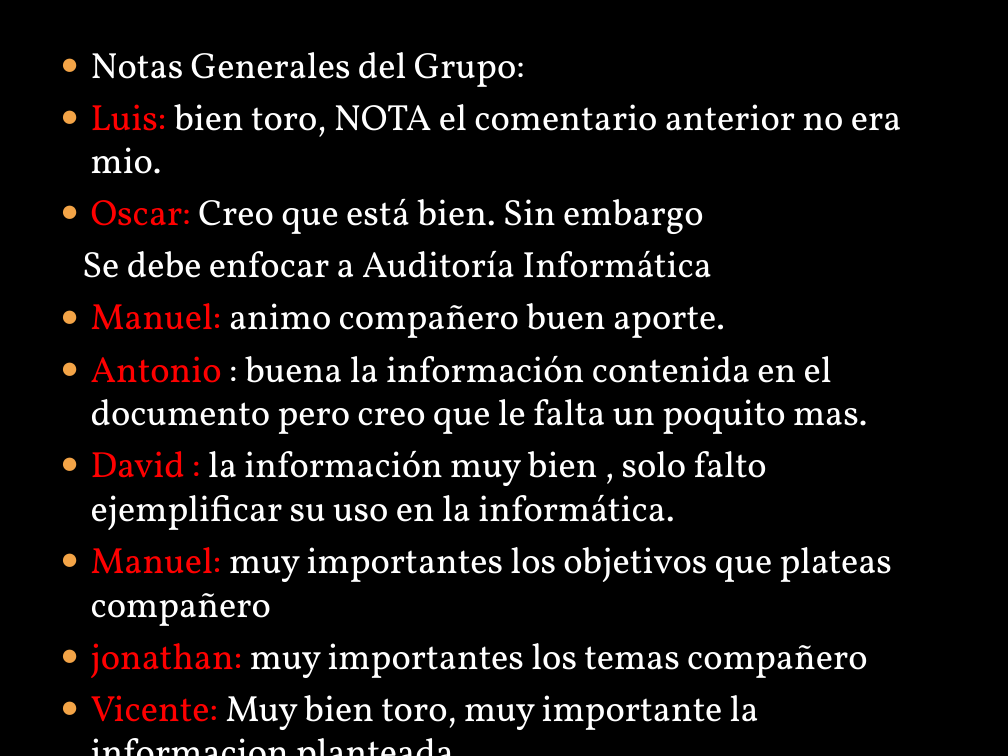
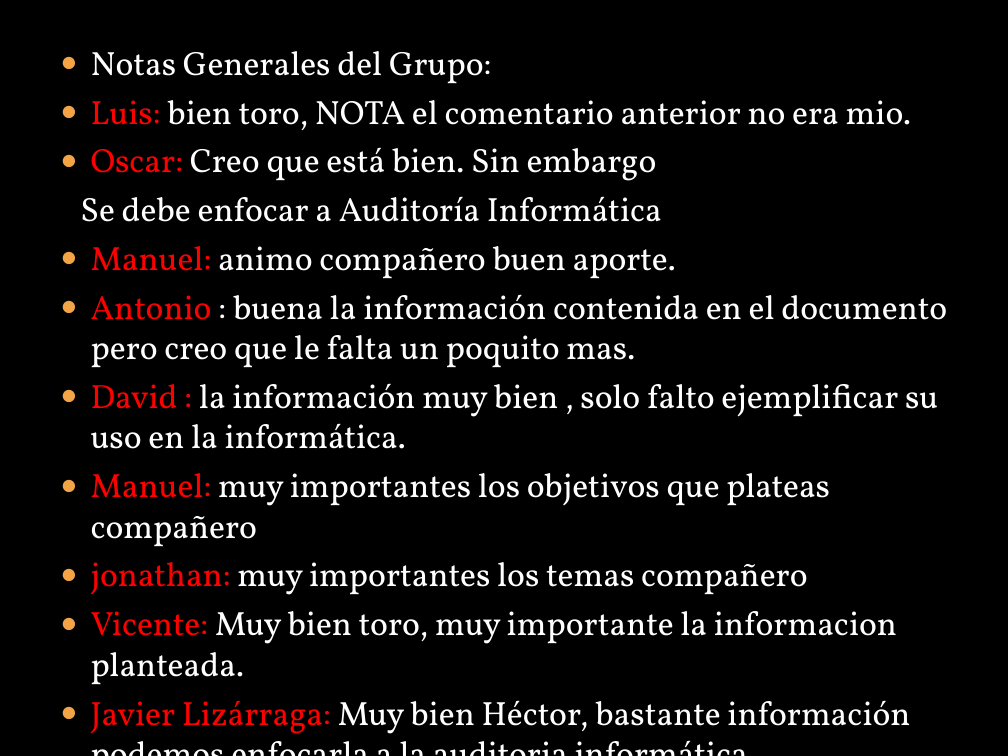
Before and after one commit to lc850/auditoria, a slide deck: slide 13 of HECTOR.pptx. Drawn at 1008x756 pixels with LibreOffice and Linux fonts; fonts in the diff are those of the drawing; background and template pictures are left out. Boxes give left, top, right and bottom in pixels: in the first picture for what was removed or moved away, otherwise in the second. Text is boxed around its words. In the diff, an @@ line names an element or a change of style, - is before the commit and + after.

Commit message:
Comentarios en archivo HECTOR

```diff
--- a/HECTOR.pptx
+++ b/HECTOR.pptx
@@ text at bbox=[80, 51, 947, 685]: size 26 to 24.1 pt in "Notas Generales del Grupo:", "Luis: bien toro, NOTA el comentario anterior ...", "Oscar: Creo que está bien. Sin embargo", "Se debe enfocar a Auditoría Informática" and 6 more places @@
@@ text at bbox=[91, 700, 910, 741]: paragraph added @@
+● Javier Lizárraga: Muy bien Héctor, bastante información podemos enfocarla a la auditoria informática.
```
